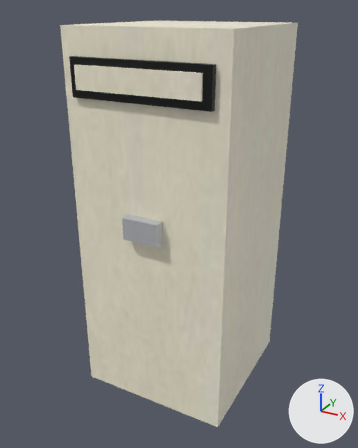
What one commit did to the glTF model 3dModels/oldPC.glb.
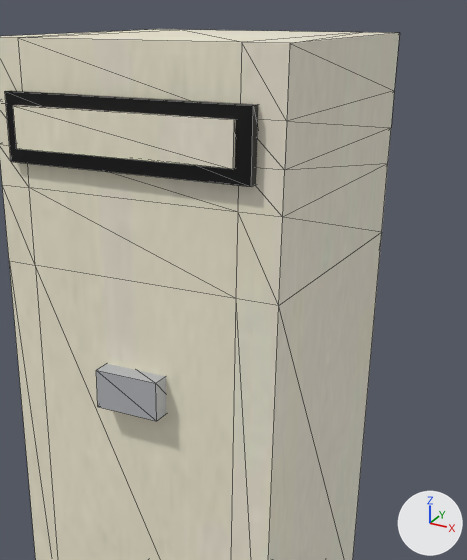
Old and new are each drawn whole from a 50 mm lens placed at (0.934, -1.445, 1.589), pointed at (-0.012, 0.275, 0.729) and again close up on the part from 19% to 94% of the width and 1% to 73% of the height. Every picture has the same lights, and +X, +Y and +Z are marked at lower right. The close-ups show mesh edges as thin lines. Where no turn or scale is listed for an object, it has been applied to the vertices.

Objects in the first close-up: 'Computer', 'Cube', 'button'.
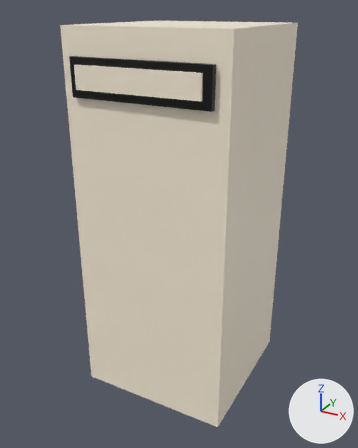
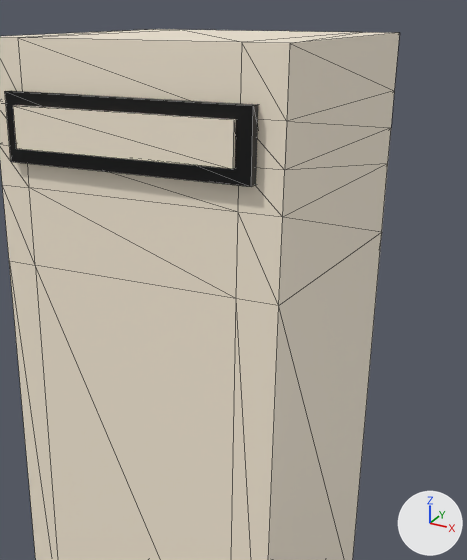
Commit message: add shut down button

What changed in the scene script:
```text
Add mat_material:
    mat_material = principled_material('Material')
    mat_material.base_color = (1.0, 0.897, 0.73)  # white #fff3de
    mat_material.roughness = 0.4
Change me_cube_001:
    where me_cube_001.from_pydata(...)  # 52 vertices, 100 faces; spans x -0.33..0.33, y -0.36..0.33, z -0.77..0.77
    remove me_cube_001.materials.append(mat_material_005)  # picture img_off_white_background_photo
    add me_cube_001.materials.append(mat_material)  # white #fff3de
Remove ob_button:
    ob_button = bpy.data.objects.new('button', me_cube_002)
    ob_button.location = (0.001, -0.009, 0.823)
```

Pixel boxes [x1, y1, x2, y2] of what changed, in the close-ups (467 x 560 px):
'button', deleted
    before: [96, 364, 166, 421]
